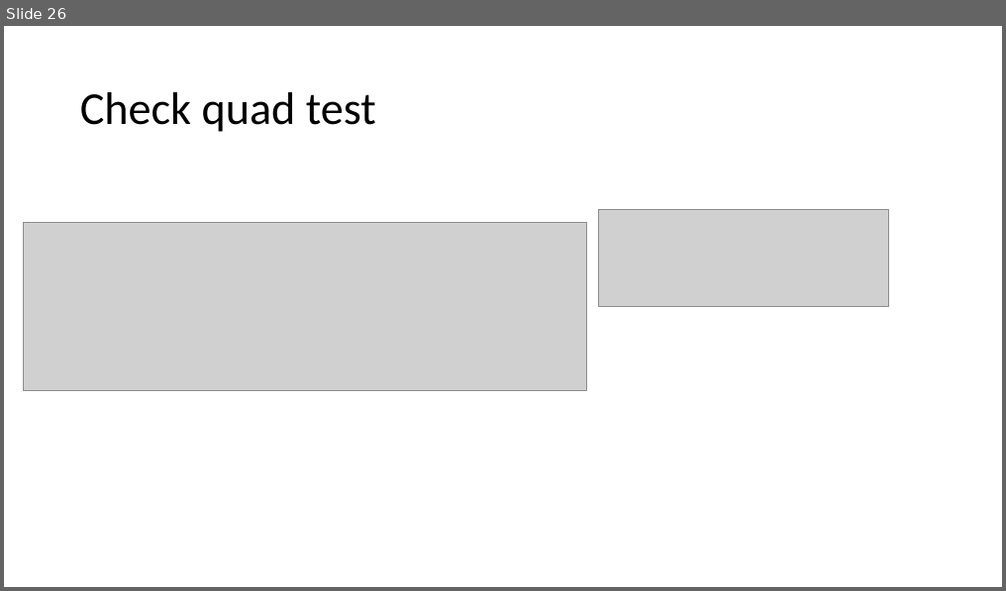
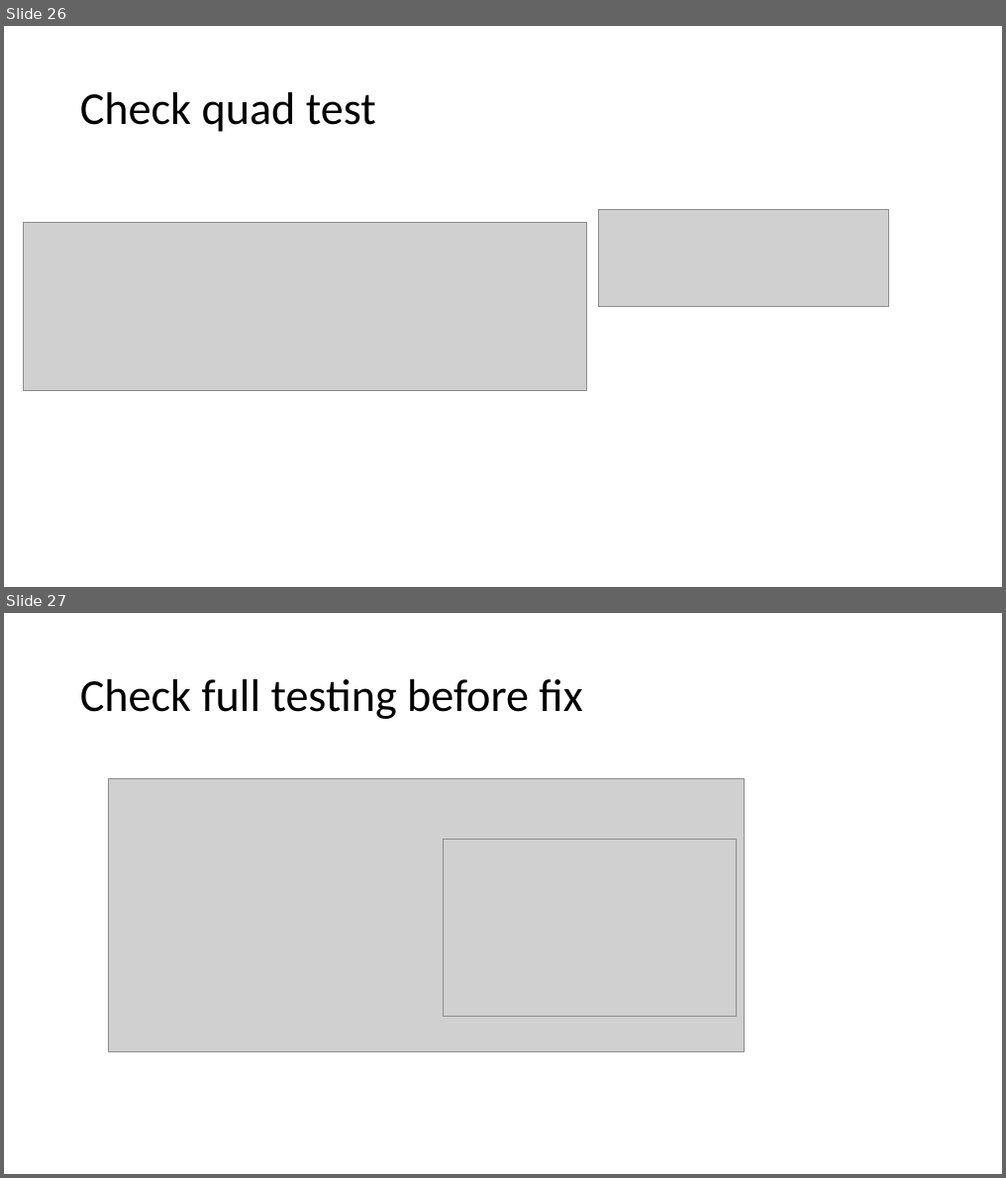
Before and after one commit to curtben1/actualCoursework, a slide deck: dev log.pptx. Shown one above the other, each under a label of ours: slide 26 before the commit, slides 26 and 27 after it. The pictures are 1006x591 and 1006x1178 pixels, drawn with LibreOffice and Linux fonts; fonts in the diff are those of the drawing; grey boxes stand for pictures. Boxes give left, top, right and bottom in pixels: in the first picture for what was removed or moved away, otherwise in the second. Text is boxed around its words. In the diff, an @@ line names an element or a change of style, - is before the commit and + after.

```diff
--- a/dev log.pptx
+++ b/dev log.pptx
@@ slide 27 added at (4,613,1002,1174), background #FFFFFF @@
@@ title added at (80,679,582,719), 44 pt, text #000000 @@
+Check full testing before fix
@@ picture added at (108,778,745,1052) @@
@@ picture added at (443,839,737,1016) @@
```
Also in this commit, not shown: 1 slide changed, 6 other slides added, 1 other file.
